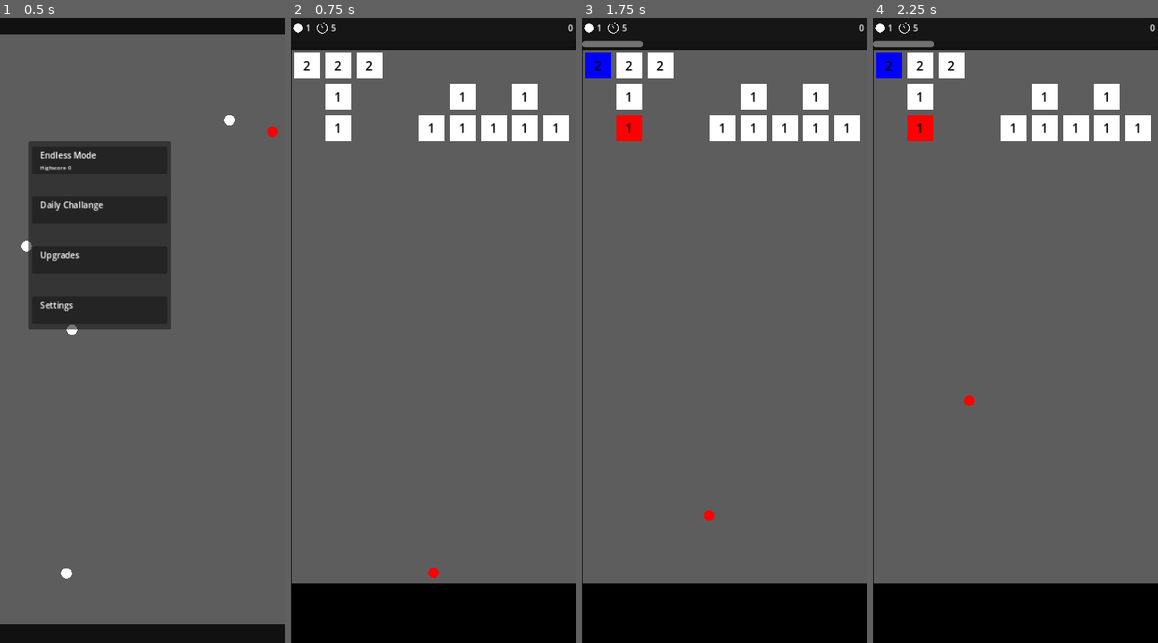
Above: before the commit, frames 1-4 (left to right).
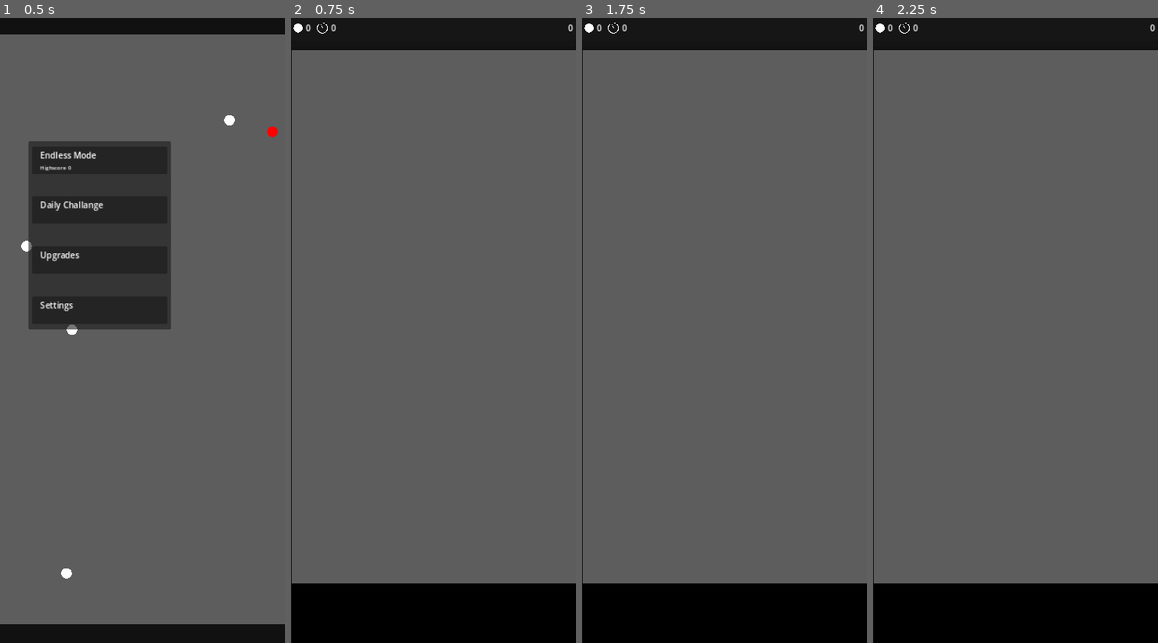
Above: after the commit, the same moments.

Repository: KKleinbeck/Ball-Defender
Game: Godot game, scene res://scenes/main_menu.tscn
The game is run twice, just before and just after one commit, with the same random seed, the same clock (stepped at 60 frames per second) and the same inputs.
Inputs (mouse positions are in pixels of both pictures, inside the frame that each line leads up to):
- Up to frame 1 (0.5 s): no input
- Up to frame 2 (0.75 s): move the mouse to (390, 161) at 0.52 s; click (390, 161) at 0.67 s
- Up to frame 3 (1.75 s): tap Enter at 1.25 s; move the mouse to (667, 361) at 1.27 s; click (667, 361) at 1.42 s
- Up to frame 4 (2.25 s): move the mouse to (1044, 193) at 2.02 s; click (1044, 193) at 2.17 s

Frame 1 is identical in both runs. In frame 2, 4.6% of the frame differs, in the area x 1-98%, y 1-90%; in frame 3, 4.8%; in frame 4, 4.8%, in the area x 0-98%, y 1-63%.
Error after the commit: Parse Error: Could not find type "RewardedInterstitialAd" in the current scope. (res://scenes/endless_mode.gd:10)

Commit message:
Integrated AdMob Plugin

Diff:
--- a/project.godot
+++ b/project.godot
@@ -33,6 +33,10 @@
 
 project/assembly_name="Ball Defender"
 
+[editor_plugins]
+
+enabled=PackedStringArray("res://addons/admob/plugin.cfg")
+
 [rendering]
 
 renderer/rendering_method="mobile"
--- a/scenes/endless_mode.gd
+++ b/scenes/endless_mode.gd
@@ -6,6 +6,9 @@
 const nBoxRows: int = 18
 const boxesPerRow: int = 10
 const boxMargin: int = 5
+
+var rewardAd: RewardedInterstitialAd
+var rewardAdLoadCallback = RewardedInterstitialAdLoadCallback.new()
 
 var boxFieldReady: bool = false
 var continuedOnce: bool = false
@@ -41,6 +44,11 @@
 	$GameOverDialog.restartGame.connect(_on_gameover_restart_game)
 	$GameOverDialog.endGame.connect(_on_gameover_end_game)
 	setup()
+
+	MobileAds.initialize()
+
+	rewardAdLoadCallback.on_ad_failed_to_load = onRewardAdFailedToLoad
+	rewardAdLoadCallback.on_ad_loaded = onRewardAdLoaded
 
 
 func _process(_delta: float) -> void:
@@ -127,7 +135,7 @@
 
 func _on_box_field_ready() -> void:
 	boxFieldReady = true
-	for i in 3:
+	for i in 15:
 		%EntityField.walk()
 
 
@@ -169,6 +177,8 @@
 	await get_tree().create_timer(0.1).timeout
 	stopRunning()
 	continuedOnce = true
+	if rewardAd:
+		rewardAd.show()
 
 
 func _on_gameover_restart_game() -> void:
@@ -198,3 +208,19 @@
 	deathTimeRemaining -= 1
 	if deathTimeRemaining <= 0:
 		roundReset()
+
+
+# ========================================
+# ========= AdMob ========================
+# ========================================
+func onLoadInterstitialPressed() -> void:
+	# Android, so far, see docs for IOS
+	var unit_id = "ca-app-pub-3940256099942544/5354046379"
+	RewardedInterstitialAdLoader.new().load(unit_id, AdRequest.new(), rewardAdLoadCallback)
+
+func onRewardAdFailedToLoad() -> void:
+	print("Failed")
+
+
+func onRewardAdLoaded(rewardedInterstitialAd: RewardedInterstitialAd) -> void:
+	rewardAd = rewardedInterstitialAd
